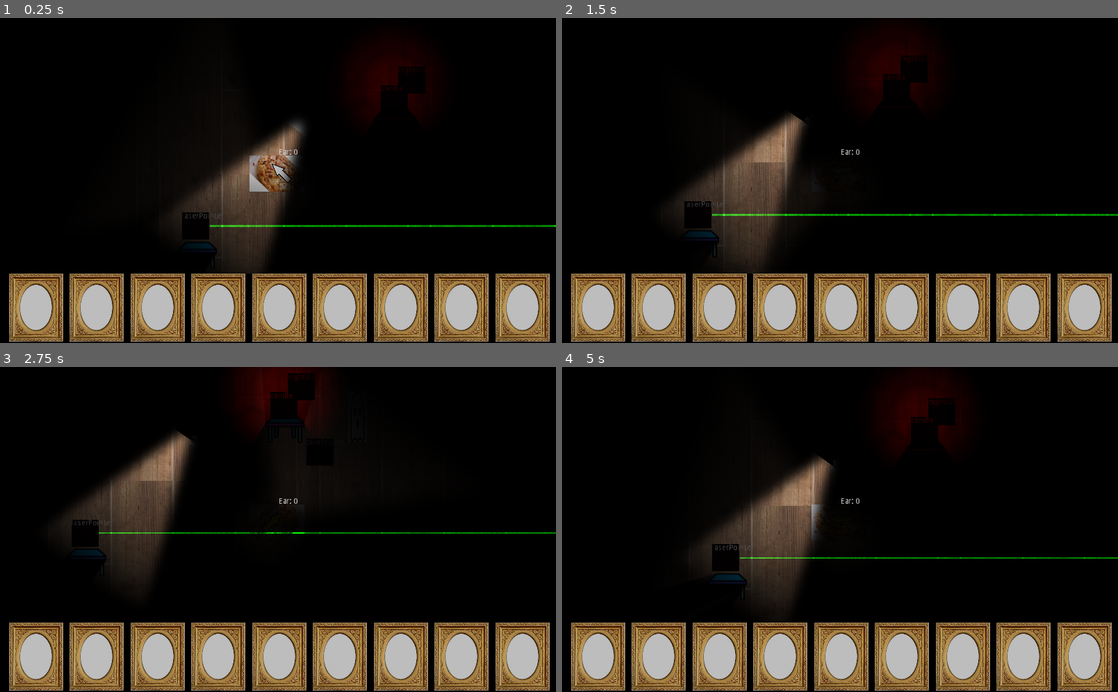
Above: before the commit, frames 1-4 (two rows, left to right).
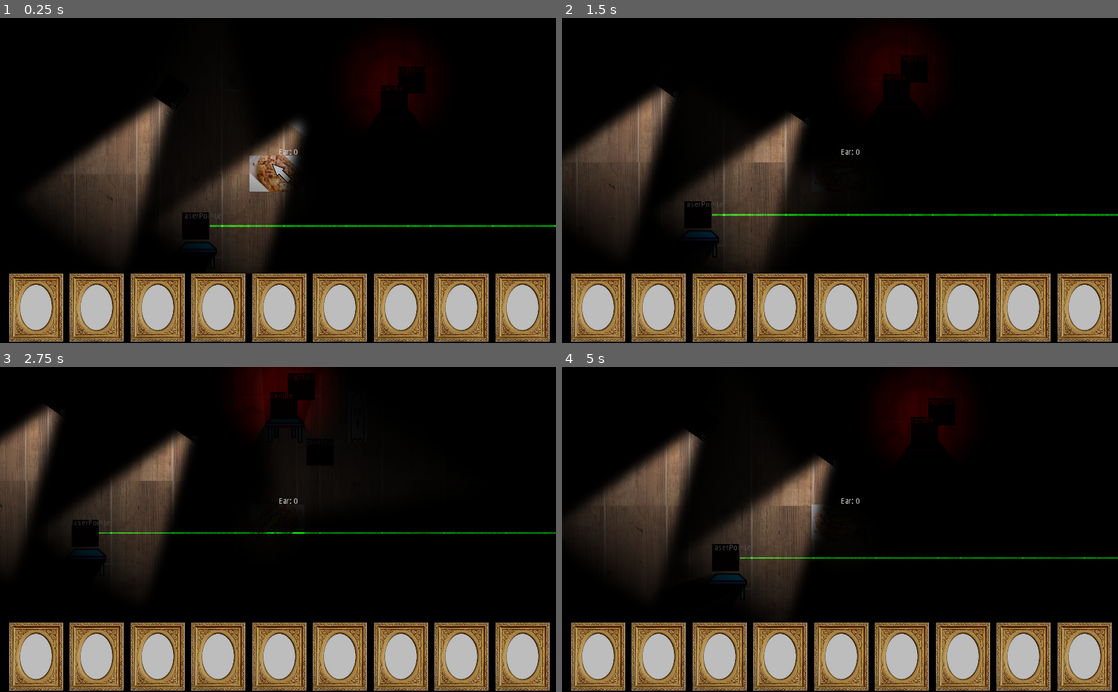
Above: after the commit, the same moments.

Repository: feyrkh/spook-encounters
Game: Godot game, scene res://scene/demo/visionModeDemo.tscn
Same seed, same stepped clock (60 frames per second), same inputs: the game is played once before the commit and once after it. The project has no main scene, so this scene is started directly.
Inputs (mouse positions are in pixels of both pictures, inside the frame that each line leads up to):
- Up to frame 1 (0.25 s): no input
- Up to frame 2 (1.5 s): tap Enter at 0.5 s; move the mouse to (962, 164) at 0.52 s; hold D (p1_move_right) 0.53-1.28 s; tap Tab (cycle_selected_item) at 0.6 s; click (962, 164) at 0.67 s; move the mouse to (728, 196) at 1.27 s; hold S (p1_move_down) from 1.28 s (still down); tap X (drop_held_item) at 1.35 s
- Up to frame 3 (2.75 s): move the mouse to (333, 458) at 2.02 s; release S (p1_move_down) at 2.03 s; hold D (p1_move_right) from 2.03 s (still down); tap 0 (inv_select_0) at 2.1 s
- Up to frame 4 (5 s): move the mouse to (812, 594) at 2.77 s; release D (p1_move_right) at 2.78 s; hold W (p1_move_up) 2.78-3.53 s; tap 1 (inv_select_1) at 2.85 s; click (812, 594) at 2.92 s; move the mouse to (1006, 578) at 3.52 s; hold A (p1_move_left) from 3.53 s (still down); tap 2 (inv_select_2) at 3.6 s; move the mouse to (673, 480) at 4.27 s; tap 3 (inv_select_3) at 4.35 s

The runs differ from the first frame. In frame 1, 5.7% of the frame differs, in the area x 6-31%, y 24-74%; in frame 2, 5.4%; in frame 3, 3.0%; in frame 4, 5.6%.

Commit message:
Fade in/out over time instead of flickering

Diff:
--- a/scene/demo/visionModeDemo.tscn
+++ b/scene/demo/visionModeDemo.tscn
@@ -82,6 +82,10 @@
 position = Vector2( 502.627, 153.732 )
 rotation = -4.09803
 
+[node name="flashlight2" parent="ItemLayer" instance=ExtResource( 7 )]
+position = Vector2( 259.608, 105.8 )
+rotation = -4.09803
+
 [node name="laserPointer" parent="ItemLayer" instance=ExtResource( 3 )]
 
 [node name="nightVision" parent="ItemLayer" instance=ExtResource( 10 )]
@@ -237,6 +241,7 @@
 
 [node name="GhostVisual" type="Node2D" parent="ItemLayer/dimLightOnly ghost"]
 script = ExtResource( 12 )
+lightAlphaChangePerSecond = 0.3
 hidesInBrightLight = true
 
 [node name="default" type="Sprite" parent="ItemLayer/dimLightOnly ghost/GhostVisual"]
--- a/scene/ghost/GhostVisual.gd
+++ b/scene/ghost/GhostVisual.gd
@@ -5,7 +5,10 @@
 var currentlyVisible = false
 var hidingFromLightCondition = false
 var currentBrightLightAreas = []
+var lightAlphaTarget = 1
+var currentLightAlpha = 1
 
+export(float) var lightAlphaChangePerSecond = 3.0 # if 1.0 takes 1 second to go from invisible to visible; 2.0 takes 1/2 second; 3.0 takes 1/3 second; etc
 export(bool) var hidesInBrightLight = false
 export(bool) var hidesInLowLight = false
 
@@ -15,15 +18,24 @@
 	if !hidesInBrightLight && !hidesInLowLight: if $BrightLightDetector: $BrightLightDetector.queue_free()
 	updateVisuals(EventBus.currentVisualMode)
 
+func _process(_delta):
+	if lightAlphaTarget < currentLightAlpha:
+		currentLightAlpha = max(lightAlphaTarget, currentLightAlpha - (_delta*lightAlphaChangePerSecond))
+	elif lightAlphaTarget > currentLightAlpha:
+		currentLightAlpha = min(lightAlphaTarget, currentLightAlpha + (_delta*lightAlphaChangePerSecond))
+	self.modulate.a = currentLightAlpha
+
 func onVisualModeChange(newMode, itemCausingChange):
 	updateVisuals(newMode)
 
 func updateVisuals(newMode):
 	hidingFromLightCondition = (hidesInBrightLight && currentBrightLightAreas.size() > 0) || (hidesInLowLight && currentBrightLightAreas.size() == 0)
+	if hidingFromLightCondition: lightAlphaTarget = 0
+	else: lightAlphaTarget = 1
 	print('hiding from light/dark=', hidingFromLightCondition, ' for ', get_parent().get_name(), ' with bright lights: ', currentBrightLightAreas.size(), ' and hidesInLowLight=', hidesInLowLight, '; hidesInBrightLight=', hidesInBrightLight)
 	newMode = newMode.to_lower()
 	for child in get_children():
-		child.visible = !hidingFromLightCondition && newMode in child.name.to_lower()
+		child.visible = newMode in child.name.to_lower()
 
 func _on_BrightLightDetector_onEnterBrightLight(brightLightArea):
 	print('entered bright light: ', get_parent().get_name())
